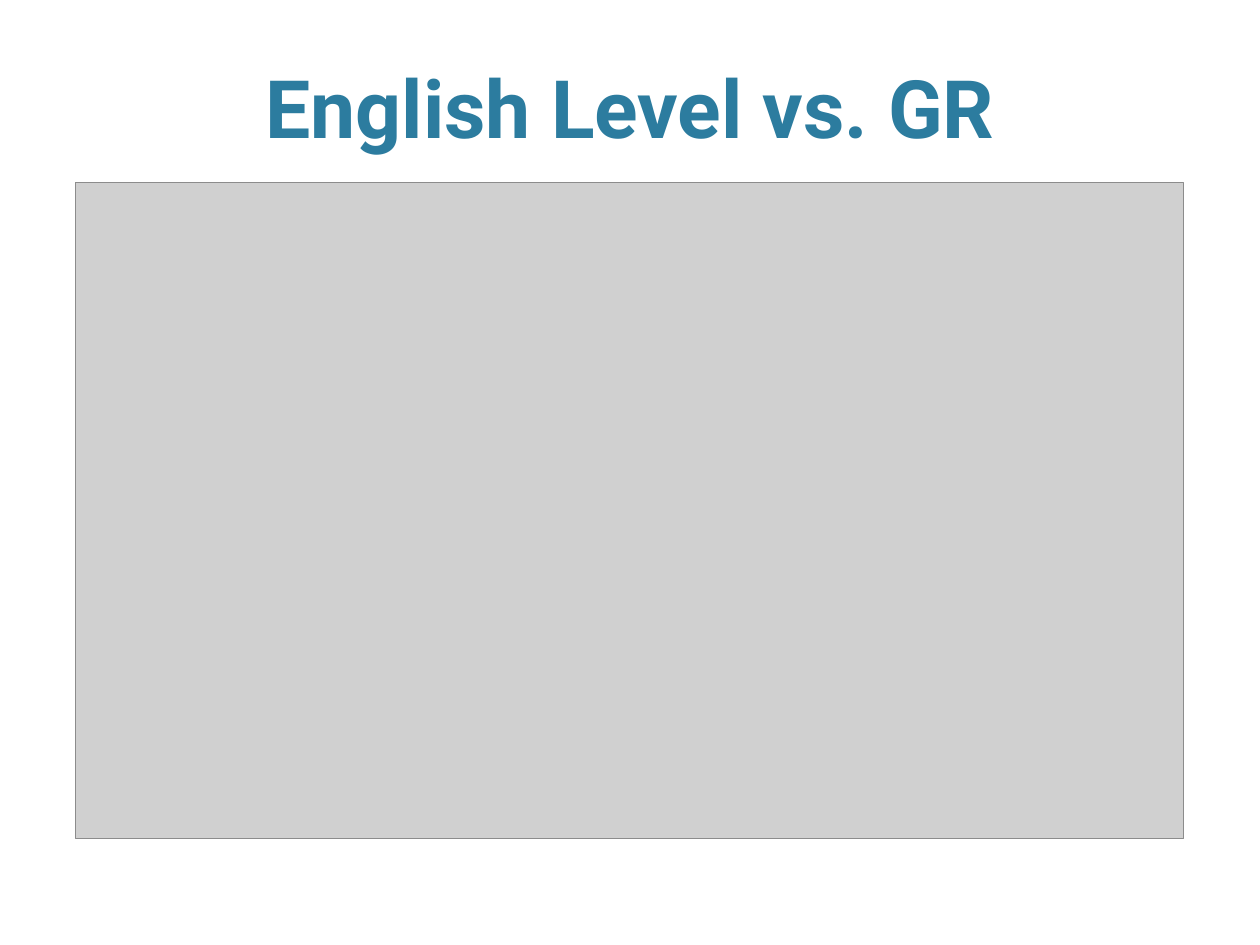
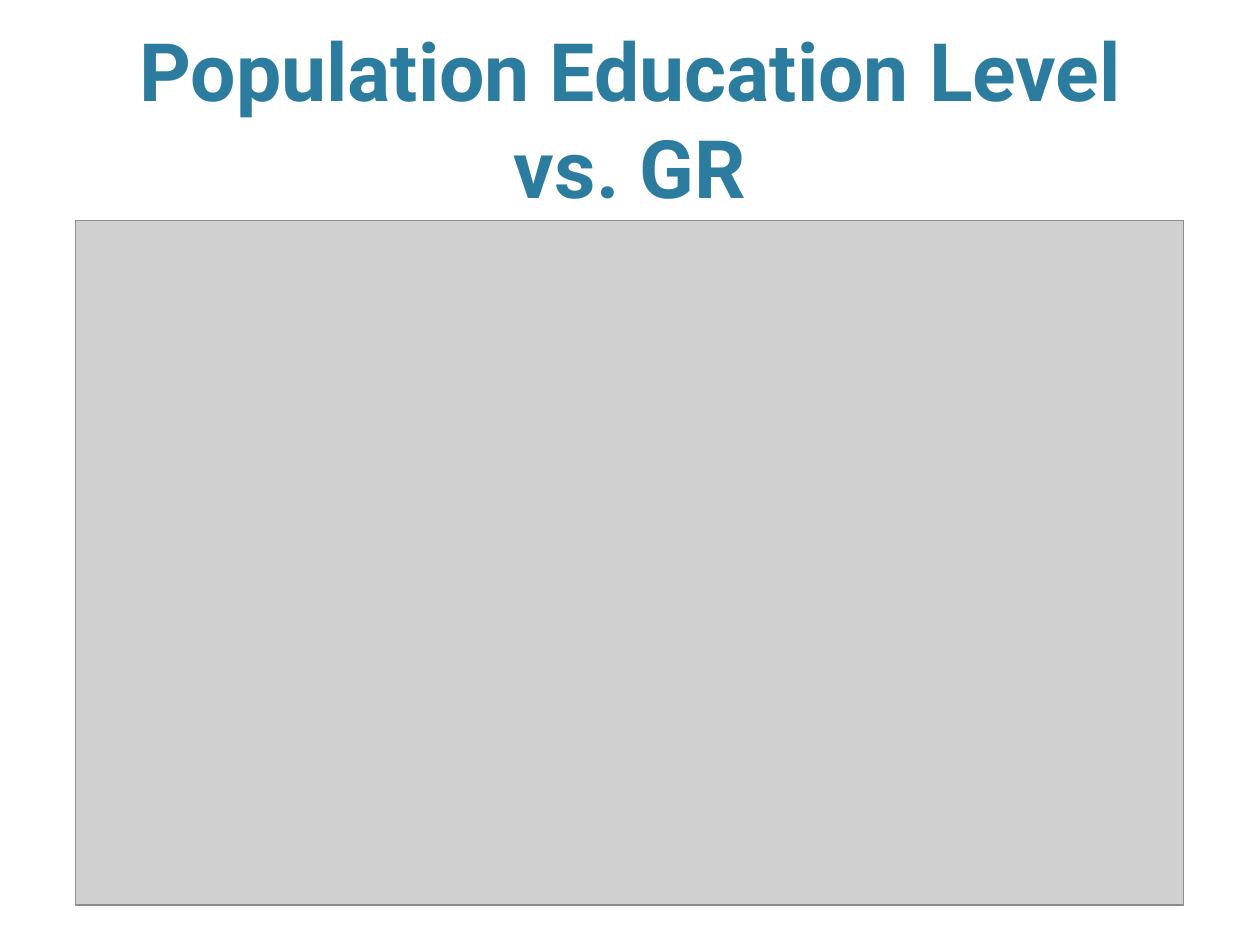
Before and after one commit to lqingsandra/DAT_SF_19, a slide deck: slide 19 of Homework/Project/presentation.pptx (slide 20 before the commit). Drawn at 1260x945 pixels with LibreOffice and Linux fonts; fonts in the diff are those of the drawing; grey boxes stand for pictures; background and template pictures are left out. Boxes give left, top, right and bottom in pixels: in the first picture for what was removed or moved away, otherwise in the second. Text is boxed around its words. In the diff, an @@ line names an element or a change of style, - is before the commit and + after.

Commit message:
changes

```diff
--- a/Homework/Project/presentation.pptx
+++ b/Homework/Project/presentation.pptx
@@ title at (139,40,1121,199): text changed @@
-English Level vs. GR
+Population Education Level vs. GR
@@ picture: place and size @@
-picture at (76,183,1184,839)
+picture at (76,220,1184,905)
```
Also in this commit, not shown: 2 slides removed.
